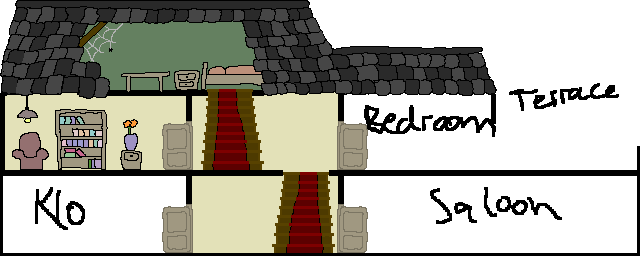
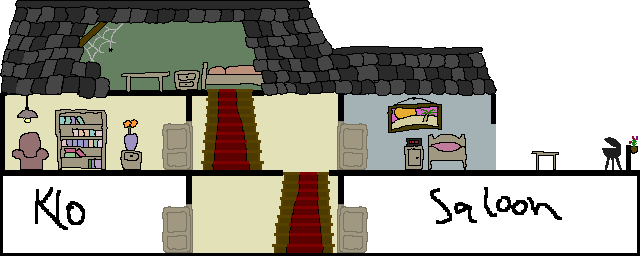
Revision of a layered 640 x 256 image; what changed, layer by layer:
painted on "interior" over [387, 97, 638, 170]
painted on "Background" over [344, 83, 640, 170]
painted on "wallpaper" over [344, 93, 496, 170]
